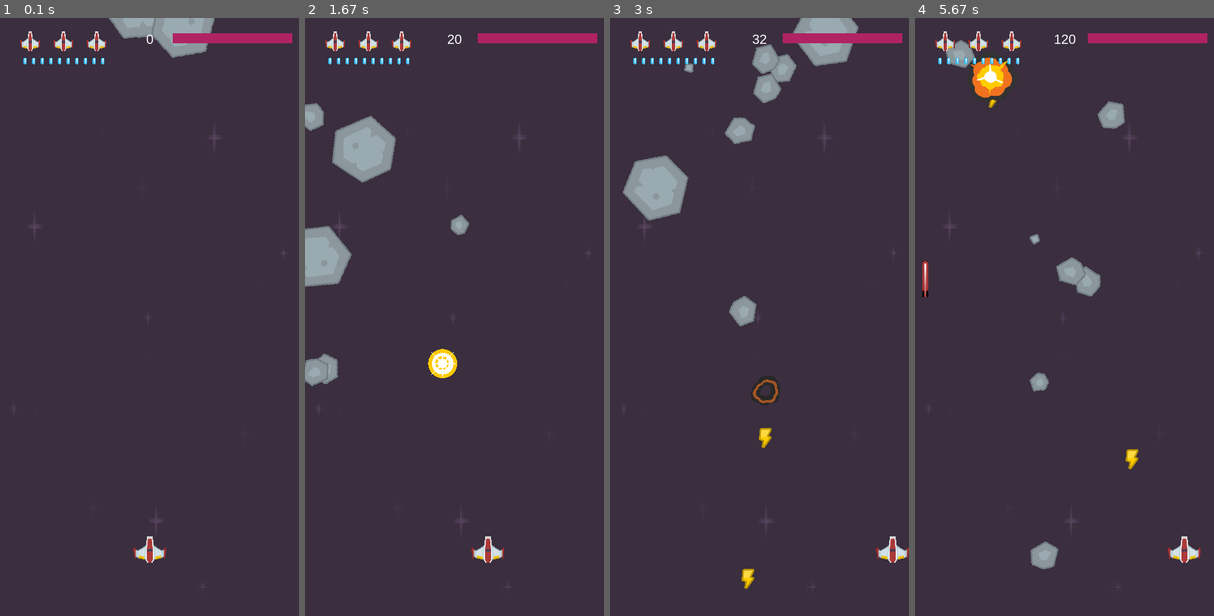
Above: before the commit, frames 1-4 (left to right).
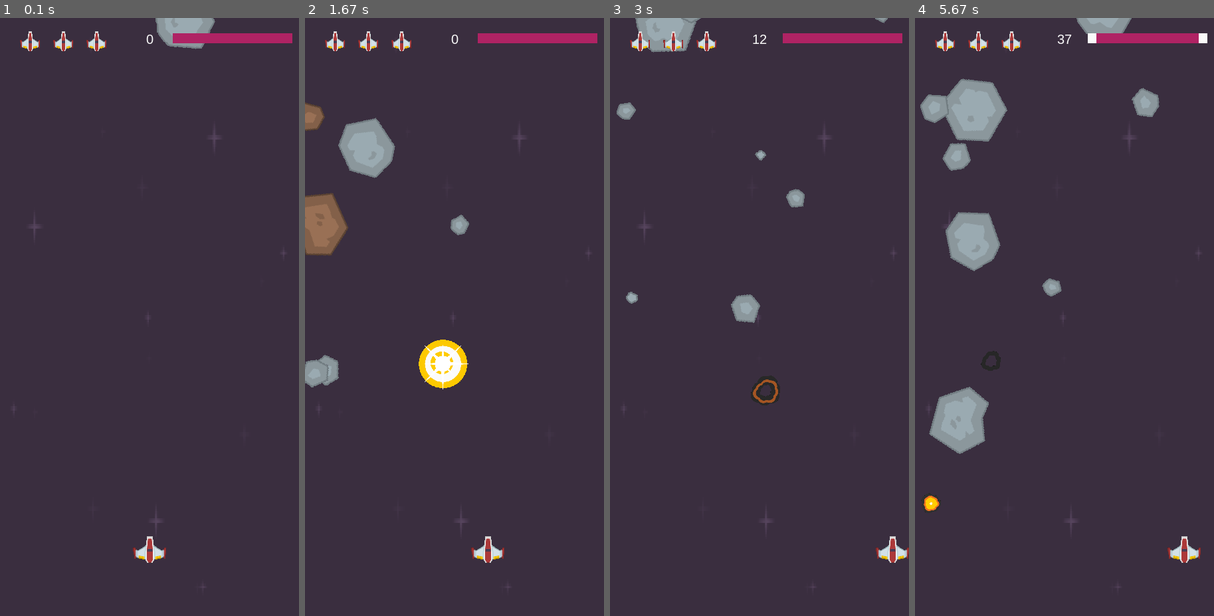
Above: after the commit, the same moments.

Repository: portfolio-AB/pygame
Game: pygame game, started from game/main.py
Two runs of this game, one before a commit and one after it. Both use one fixed random seed, a clock stepped at 60 frames per second and the inputs below.
Inputs:
- Up to frame 1 (0.1 s): no input
- Up to frame 2 (1.67 s): tap Space at 0.33, 0.73, 1.03, 1.23, 1.53 s; hold Right 0.67-1.13 s; hold Right 1.17-1.63 s
- Up to frame 3 (3 s): hold Left 1.67-2.2 s; tap Space at 1.73, 2.03, 2.3, 2.6, 2.73 s; hold Left 2.23-2.63 s; hold Right from 2.67 s (still down)
- Up to frame 4 (5.67 s): tap Space at 3.03, 3.4, 3.7, 3.9, 4.2, 4.4, 4.7, 4.9, 5.2, 5.47 s; release Right at 3.3 s; hold Left 3.33-3.8 s; hold Right 3.83-4.3 s; hold Right 4.33-4.8 s; hold Left 4.83-5.37 s; hold Left from 5.4 s (still down)

The runs differ from the first frame. In frame 1, 0.8% of the frame differs, in the area x 7-72%, y 0-8%; in frame 2, 3.8%; in frame 3, 5.7%; in frame 4, 8.8%, in the area x 1-98%, y 0-93%.

Commit message:
asteroid size variance

Diff:
--- a/game/explosion.py
+++ b/game/explosion.py
@@ -36,11 +36,13 @@
                 self.rect.center = centre
 
 
-explosion_anim = {"lrg": [], "med": [], "small": []}
+explosion_anim = {"death": [], "lrg": [], "med": [], "small": []}
 for i in range(9):
     file_name = "regularExplosion0{}.png".format(i)
     image = pygame.image.load(path.join(exp_dir, file_name)).convert()
     image.set_colorkey(BLACK)
+    img_death = pygame.transform.scale(image, (85, 85))
+    explosion_anim["death"].append(img_death)
     img_lrg = pygame.transform.scale(image, (75, 75))
     explosion_anim["lrg"].append(img_lrg)
     img_med = pygame.transform.scale(image, (45, 45))
--- a/game/main.py
+++ b/game/main.py
@@ -17,7 +17,9 @@
 BAR_LENGTH = 180
 BAR_HEIGHT = 15
 LIFE_SIDES = 20
+POPULATION = 8
 score = 0
+prev_score = 0
 
 pygame.init()
 screen = pygame.display.set_mode((WIDTH, HEIGHT))
@@ -34,6 +36,8 @@
     if now - pl.last_shot > pl.shoot_delay:
         pl.last_shot = now
         if pl.pow_bullets > 0 and pl.bull_type == 1:
+            pow_shoot_snd.play()
+            print(111)
             projectile = Projectile(pl.rect.centerx, pl.rect.top, "Blue")
             projectiles.add(projectile)
             sprites.add(projectile)
@@ -42,8 +46,9 @@
             projectile = Projectile(pl.rect.centerx, pl.rect.top)
             projectiles.add(projectile)
             sprites.add(projectile)
-
-        shoot_snd.play()
+            shoot_snd.play()
+
+        pow_shoot_snd.play()
 
 
 font_name = pygame.font.match_font("arial")
@@ -118,6 +123,7 @@
 pow_img.set_colorkey(BLACK)
 
 shoot_snd = pygame.mixer.Sound(path.join(snd_dir, "lazer.wav"))
+pow_shoot_snd = pygame.mixer.Sound(path.join(snd_dir, "pow_lazer.wav"))
 big_target_snd = pygame.mixer.Sound(path.join(snd_dir, "target hit big.wav"))
 small_target_snd = pygame.mixer.Sound(path.join(snd_dir, "target hit small.wav"))
 tiny_target_snd = pygame.mixer.Sound(path.join(snd_dir, "target hit tiny.wav"))
@@ -132,7 +138,7 @@
 player = Player()
 sprites.add(player)
 
-for _ in range(8):
+for _ in range(POPULATION):
     new_mob()
 
 running = True
@@ -151,6 +157,11 @@
                 shoot(player)
             if event.key == pygame.K_x:
                 player.bull_type *= -1
+    if len(mobs) < POPULATION:
+        new_mob()
+    if score - prev_score >= 100:
+        prev_score += 100
+        POPULATION += 1
 
     sprites.update()
     mobs.update()
@@ -173,10 +184,10 @@
     hits = pygame.sprite.spritecollide(player, mobs, True, pygame.sprite.collide_circle)
     for hit in hits:
         player.shield_health -= hit.radius
-        explosion = Explosion(hit.rect.center, "small")
+        explosion = Explosion(hit.rect.center, hit.random_size[1])
         sprites.add(explosion)
         if player.shield_health <= 0:
-            explosion = Explosion(player.rect.center, "lrg")
+            explosion = Explosion(player.rect.center, "death")
             sprites.add(explosion)
             player.hide()
             player.lives -= 1
@@ -185,11 +196,9 @@
             t = Timer(0.90, stop_game)
             t.start()
 
-        new_mob()
-
     group_hits = pygame.sprite.groupcollide(mobs, projectiles, False, True)
     for i in group_hits:
-        hit_num = random.randint(1, 1)
+        hit_num = random.randint(1, 5)
         size = "small"
 
         if i.radius <= 10:
@@ -207,8 +216,7 @@
                 i.health -= 75
         if i.health <= 0:
             i.kill()
-            new_mob()
-            score += i.radius
+            score += (i.radius + i.init_health) // 2
             if hit_num == 1:
                 boost = Boost(i.rect.center)
                 boosts.add(boost)
--- a/game/mob.py
+++ b/game/mob.py
@@ -15,10 +15,11 @@
 meteor_images_l = []
 meteor_images_m = []
 meteor_images_s = []
-meteor_list_l = ["meteorGrey_big1.png", "meteorGrey_big4.png"]
-meteor_list_m = ["meteorGrey_med2.png", "meteorGrey_med2.png"]
-meteor_list_s = ["meteorGrey_small1.png", "meteorGrey_tiny2.png"]
-asteroids = [meteor_images_l, meteor_images_m, meteor_images_s ]
+meteor_list_l = ["meteorGrey_big1.png", "meteorGrey_big2.png", "meteorGrey_big3.png", "meteorGrey_big4.png",
+                 "meteorBrown_big1.png"]
+meteor_list_m = ["meteorGrey_med1.png", "meteorGrey_med2.png", "meteorBrown_med1.png", "meteorBrown_med3.png"]
+meteor_list_s = ["meteorGrey_small1.png", "meteorGrey_small2.png", "meteorGrey_tiny1.png", "meteorGrey_tiny2.png"]
+asteroids = [(meteor_images_l, "lrg"), (meteor_images_m, "med"), (meteor_images_s, "small")]
 
 for i in meteor_list_l:
     meteor_images_l.append(pygame.image.load(path.join(img_dir, i)).convert())
@@ -32,27 +33,32 @@
     def __init__(self):
         pygame.sprite.Sprite.__init__(self)
         self.random_size = random.choice(asteroids)
-        self.img_orig = random.choice(self.random_size)
+        rand_fact = randrange(75, 175) // 100
+        self.img_orig = random.choice(self.random_size[0])
         self.img_orig.set_colorkey(BLACK)
         self.image = pygame.Surface((20, 20))
-        self.image = self.img_orig.copy()
+        width = self.img_orig.get_rect().width
+        height = self.img_orig.get_rect().height
+        self.image = pygame.transform.scale(self.img_orig, (height * rand_fact, width * rand_fact))
+        self.rect = self.image.get_rect()
+        self.radius = int((randrange(9, 11) / 10) * self.rect.width / 2)
         self.image.set_colorkey(BLACK)
         self.rect = self.image.get_rect()
-        self.radius = int(0.9 * self.rect.width / 2)
         self.rect.x = randrange(WIDTH - self.rect.width)
         self.rect.y = randrange(-100, -30)
-        if self.random_size == meteor_images_l:
+        if self.random_size[0] == meteor_images_l:
             self.speed_y = randrange(1, 3)
             self.speed_x = randrange(-1, 1)
-            self.health = 75
-        elif self.random_size == meteor_images_m:
+            self.init_health = randrange(75, 100)
+        elif self.random_size[0] == meteor_images_m:
             self.speed_y = randrange(1, 4)
             self.speed_x = randrange(-1, 1)
-            self.health = 50
+            self.init_health = randrange(45, 55)
         else:
             self.speed_y = randrange(2, 5)
             self.speed_x = randrange(-1, 1)
-            self.health = 25
+            self.init_health = randrange(10, 25)
+        self.health = self.init_health
         self.rot = 0
         self.rot_speed = randrange(-5, 5)
         self.last_update = pygame.time.get_ticks()
@@ -62,10 +68,7 @@
         self.rect.x += self.speed_x
 
         if self.rect.top > HEIGHT or self.rect.left > WIDTH or self.rect.right < 0:
-            self.rect.x = randrange(WIDTH - self.rect.width)
-            self.rect.y = randrange(-100, -30)
-            self.speed_y = randrange(1, 5)
-            self.speed_x = randrange(-1, 1)
+            self.kill()
 
         self.rotate()
 
--- a/game/player.py
+++ b/game/player.py
@@ -27,7 +27,7 @@
         self.hidden = False
         self.hide_timer = pygame.time.get_ticks()
         self.lives = 3
-        self.pow_bullets = 10
+        self.pow_bullets = 0
         self.bull_type = -1
         self.last_shot = pygame.time.get_ticks()
 
Binary file added: game/img/meteorBrown_big1.png
Binary file added: game/img/meteorBrown_med1.png
Binary file added: game/img/meteorBrown_med3.png
Binary file added: game/img/meteorBrown_small2.png
Binary file added: game/img/meteorBrown_tiny1.png
Binary file added: game/img/meteorGrey_big2.png
Binary file added: game/img/meteorGrey_big3.png
Binary file added: game/img/meteorGrey_med1.png
Binary file added: game/img/meteorGrey_small2.png
Binary file added: game/img/meteorGrey_tiny1.png
Not shown, added: game/snd/pow_lazer.wav
